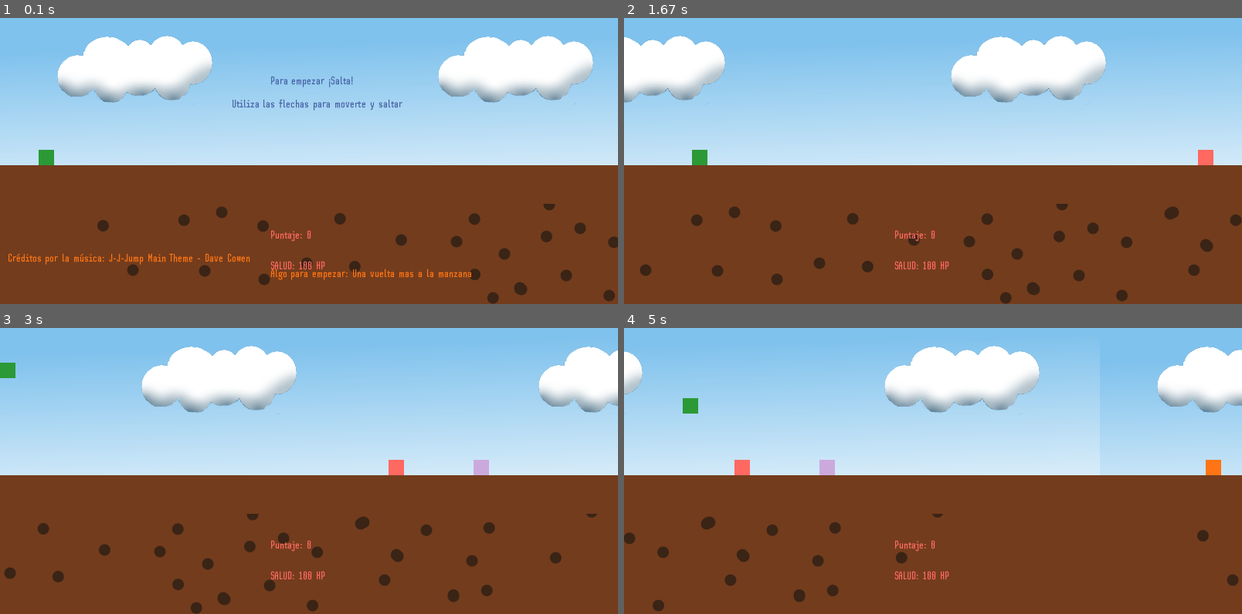
Above: before the commit, frames 1-4 (two rows, left to right).
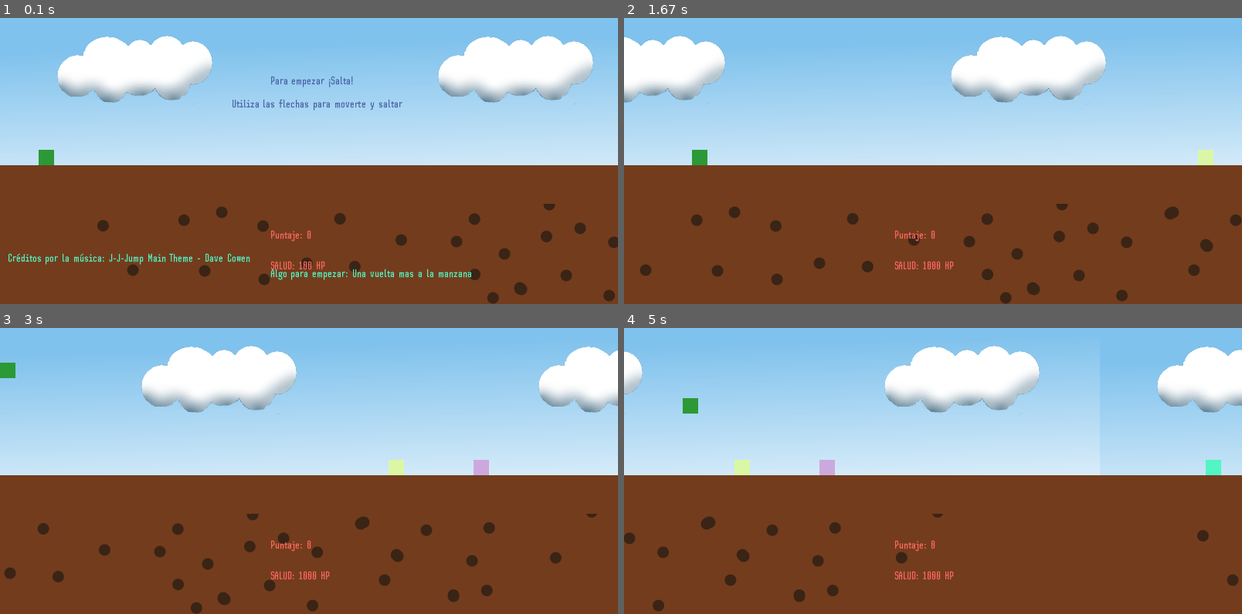
Above: after the commit, the same moments.

Repository: jhoncortesva/Proyecto-de-metodologia-tercer-semestre
Game: pygame game, started from CubeJumper.py
The game is run twice, just before and just after one commit, with the same random seed, the same clock (stepped at 60 frames per second) and the same inputs.
Inputs:
- Up to frame 1 (0.1 s): no input
- Up to frame 2 (1.67 s): hold Up 0.83-1.3 s; hold Right from 1.33 s (still down)
- Up to frame 3 (3 s): release Right at 1.8 s; hold Left 1.83-2.37 s; hold Left 2.4-2.8 s; hold Up from 2.83 s (still down)
- Up to frame 4 (5 s): release Up at 3.2 s; hold Right 3.23-3.87 s; hold Left 3.9-4.37 s; hold Right 4.4-4.87 s; hold Up from 4.9 s (still down)

The runs differ from the first frame. In frame 1, 0.8% of the frame differs, in the area x 1-77%, y 82-92%; in frame 2, 0.2%; in frame 3, 0.2%; in frame 4, 0.3%.

Commit message:
se cambiaron los colores

Diff:
--- a/CubeJumper.py
+++ b/CubeJumper.py
@@ -22,8 +22,9 @@
 verde=(43, 153, 53)
 azul_pastel=(71, 98, 165)
 rojo_pastel=(255, 105, 97)
+rojo_pastell=(218, 247, 166)
 morado_pastel=(204, 169, 221)
-naranja_pastel=(255, 117, 20)
+naranja_pastel=(82, 245, 196)
 atardecer=(253, 223, 126)
 verde_oscuro=(45, 87, 44)
 verde2=(189, 174, 110)
@@ -139,7 +140,7 @@
                 mixer.music.play(-1)
 
                 activo=True
-                salud=100
+                salud=1000
                 jugador_x = 50
                 puntaje = 0
                 obstaculos= [890, 1000, 1500, 2000, 2500, ]
@@ -162,7 +163,7 @@
                 x_cambio = 0
 
     if puntaje < 10:
-        obstaculo0 = pygame.draw.rect(pantalla, rojo_pastel, [obstaculos[0], 200, 20, 20])
+        obstaculo0 = pygame.draw.rect(pantalla, rojo_pastell, [obstaculos[0], 200, 20, 20])
         obstaculo1 = pygame.draw.rect(pantalla, morado_pastel, [obstaculos[1], 200, 20, 20])
         obstaculo2 = pygame.draw.rect(pantalla, naranja_pastel, [obstaculos[2], 200, 20, 20])
         obstaculo3 = pygame.draw.rect(pantalla, naranja_pastel, [obstaculos[3], 200, 20, 20])
@@ -185,7 +186,7 @@
                 bg = pygame.image.load(fondo2).convert()
 
             if puntaje >=10 and puntaje<30:
-                obstaculo0 = pygame.draw.rect(pantalla, rojo_pastel, [obstaculos[0], 180, 20, 40])
+                obstaculo0 = pygame.draw.rect(pantalla, rojo_pastell, [obstaculos[0], 180, 20, 40])
                 obstaculo1 = pygame.draw.rect(pantalla, morado_pastel, [obstaculos[1], 180, 20, 40])
                 obstaculo2 = pygame.draw.rect(pantalla, naranja_pastel, [obstaculos[2], 180, 20, 40])
                 obstaculo3 = pygame.draw.rect(pantalla, naranja_pastel, [obstaculos[3], 180, 20, 40])
@@ -214,7 +215,7 @@
                 bg = pygame.image.load(fondo3).convert()
                 color_piso=negro
             if puntaje >= 30 and puntaje <50:
-                obstaculo0 = pygame.draw.rect(pantalla, rojo_pastel, [obstaculos[0], 200, 40, 20])
+                obstaculo0 = pygame.draw.rect(pantalla, rojo_pastell, [obstaculos[0], 200, 40, 20])
                 obstaculo1 = pygame.draw.rect(pantalla, morado_pastel, [obstaculos[1], 200, 40, 20])
                 obstaculo2 = pygame.draw.rect(pantalla, naranja_pastel, [obstaculos[2], 200, 40, 20])
                 obstaculo3 = pygame.draw.rect(pantalla, naranja_pastel, [obstaculos[3], 200, 40, 20])
